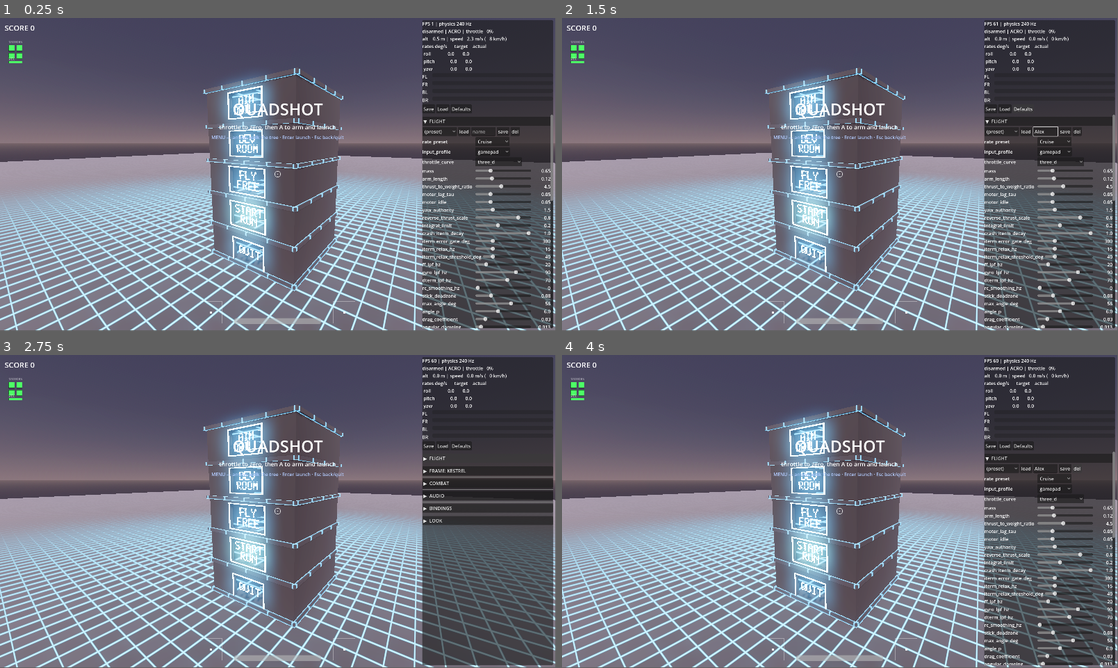
Above: before the commit, frames 1-4 (two rows, left to right).
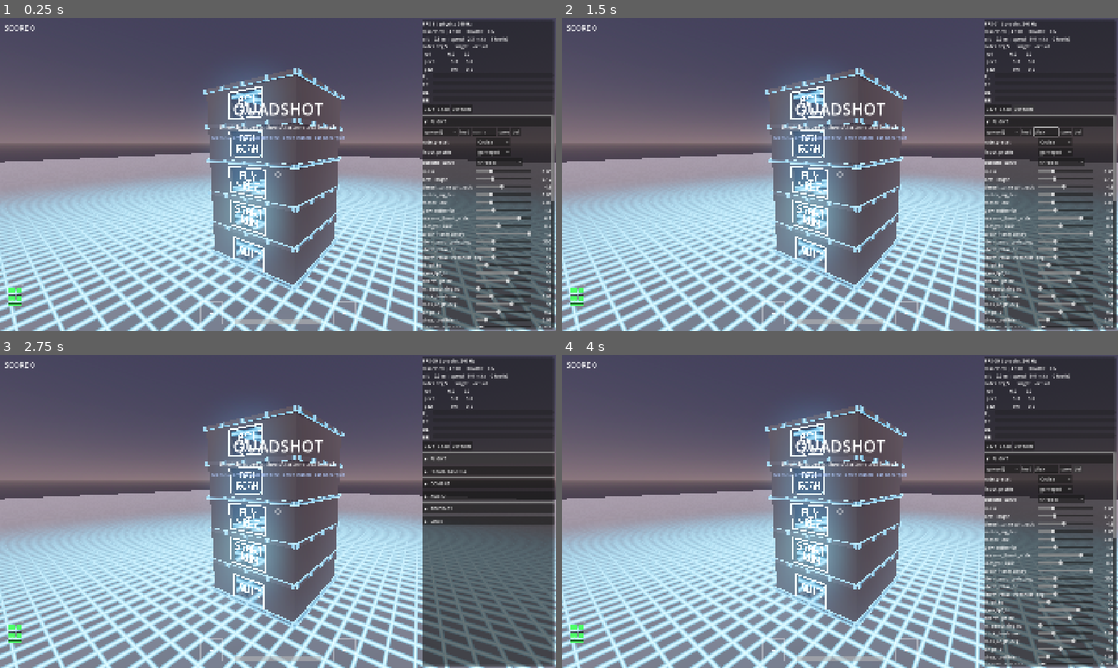
Above: after the commit, the same moments.

Repository: EhudVardi/QuadShot
Game: Godot game, scene res://scenes/menu_tower.tscn
Two runs of this game, one before a commit and one after it. Both use one fixed random seed, a clock stepped at 60 frames per second and the inputs below.
Inputs (mouse positions are in pixels of both pictures, inside the frame that each line leads up to):
- Up to frame 1 (0.25 s): no input
- Up to frame 2 (1.5 s): click (1045, 130) at 0.52 s; type "Alex" at 0.6 s; click "Defaults" at 1.25 s
- Up to frame 3 (2.75 s): click "▼ FLIGHT" at 2 s
- Up to frame 4 (4 s): click "▶ FLIGHT" at 2.75 s; click "del" at 3.5 s
In our replay, the window is 799x449 before the commit and 800x450 after it. These sizes can differ from the game's own. Grey fills any space a smaller window leaves; there, only what the larger window draws over its background counts as a difference.

The runs differ from the first frame. In frame 1, 27% of the frame differs, in the area x 0-100%, y 0-100%; in frame 2, 27%; in frame 3, 26%; in frame 4, 27%.

Commit message:
HUD v1.45: window-relative scaling, motor/VTX to the bottom, a ui_scale knob
Three HUD fixes from the user's feedback:
- Window-relative scaling: display/window/stretch/mode = canvas_items (base
  1920x1080), so the whole UI scales with the window instead of staying
  pixel-fixed when maximized - the core complaint.
- The motor pips + VTX bar move from the hardcoded top-left (30,94), where
  they overlapped the score and kill feed, to the bottom-left grouped with
  the stick indicators. Positioned off the control's size (the reference
  frame under canvas_items), like the stick display.
- A ui_scale knob on the HUD -> the window's content_scale_factor, the
  native UI-zoom that respects anchors and the reference frame. Scales all
  Control UI consistently. Open: whether it becomes a live overlay slider.

Also records GAMEPLAY-DESIGN v1.45: the aim drill flown on both inputs
(radio blaster 0.21 focused vs bot 0.17; controller 0.07 divided-attention,
flagged; flak 1.03 vs bot 0.99 - the thin cell resolved; missile ~1.0) -
the human's delivery matches the reference pilot on all three weapons when
measured cleanly, so the bot ruler is validated by hands and the drill's
purpose is discharged. And the EQUIPMENT MODEL planned (not built): the
drone owns equipment (motors, VTX, later weapons) as separate things with
their own health that a hit routes damage to; the frame stays the hull/HP
(life vs function); collapses the three-owner split the review flagged.
Trigger the refactor when a second equipment type needs damage.

Full suite (hover/combat/wave/missile/run/menu/repair) PASS; menu and main
boot clean.

Diff:
--- a/project.godot
+++ b/project.godot
@@ -18,6 +18,8 @@
 
 window/size/viewport_width=1920
 window/size/viewport_height=1080
+window/stretch/mode="canvas_items"
+window/stretch/aspect="expand"
 
 [input]
 
--- a/scripts/ui/hud.gd
+++ b/scripts/ui/hud.gd
@@ -8,6 +8,13 @@
 
 const KILL_FEED_MAX: int = 5
 const KILL_FEED_SECONDS: float = 3.0
+
+## UI scale (v1.45): the "how much of the screen the HUD takes" knob. Multiplies
+## the whole UI on top of the window-relative canvas_items stretch, applied via
+## the window's content_scale_factor so it respects every anchor and the
+## 1920x1080 reference frame. Scales all Control UI (HUD, overlay, menu)
+## consistently — a bigger-UI preference is a bigger-UI preference everywhere.
+@export var ui_scale: float = 1.0
 
 @onready var _score_label: Label = $ScoreLabel
 @onready var _combo_label: Label = $ComboLabel
@@ -57,7 +64,11 @@
 		return red.lerp(yellow, h / 0.6)
 
 	func _draw() -> void:
-		var origin := Vector2(30.0, 94.0)
+		# Bottom-left, grouped with the input indicators (v1.45): out from under
+		# the score / kill-feed text it used to overlap at the top-left. size is
+		# the reference frame (full-rect control under canvas_items stretch), so
+		# this rides the window like the stick display does.
+		var origin := Vector2(30.0, size.y - 150.0)
 		var pip := 20.0
 		var gap := 7.0
 		var offsets: Array[Vector2] = [
@@ -243,6 +254,8 @@
 
 
 func _ready() -> void:
+	if ui_scale > 0.0:
+		get_window().content_scale_factor = ui_scale
 	# Video-breakup overlay sits at the bottom of the layer so the crisp HUD
 	# draws on top of it (the feed degrades, the instruments do not).
 	_video_glitch = ColorRect.new()
Not shown, changed: GAMEPLAY-DESIGN.md
